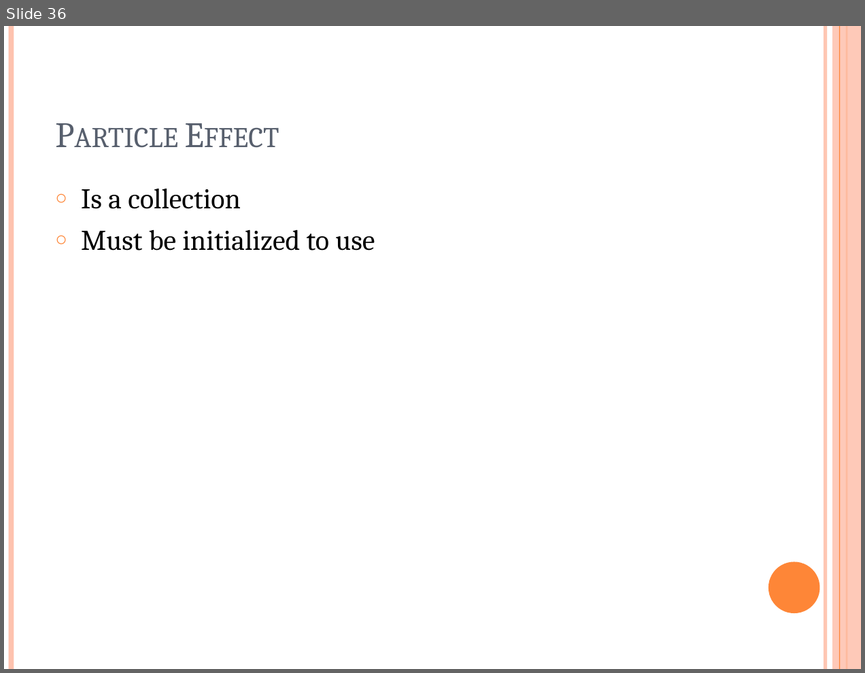
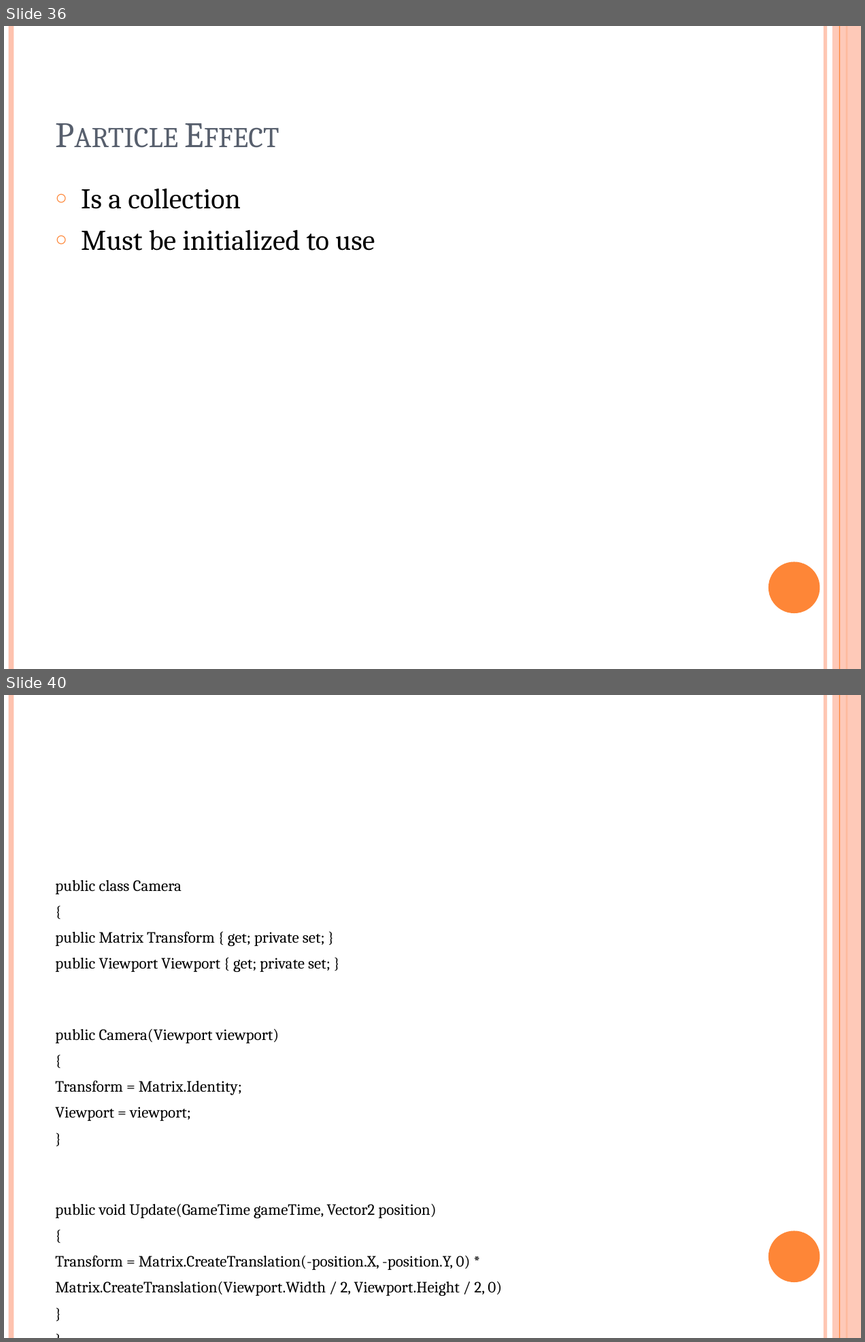
Before and after one commit to Andrea/XNAWorkshop, a slide deck: XNA workshop.pptx. Shown one above the other, each under a label of ours: slide 36 before the commit, slides 36 and 40 after it; the slides between them are not shown. The pictures are 865x673 and 865x1342 pixels, drawn with LibreOffice and Linux fonts; fonts in the diff are those of the drawing. Boxes give left, top, right and bottom in pixels: in the first picture for what was removed or moved away, otherwise in the second. Text is boxed around its words. In the diff, an @@ line names an element or a change of style, - is before the commit and + after.

Commit message:
adding camera stuff

```diff
--- a/XNA workshop.pptx
+++ b/XNA workshop.pptx
@@ slide 40 added at (4,695,861,1338), background #FFFFFF; not listed: 6 template elements that a slide beside it also shows @@
@@ text added at (55,880,502,1295), 13.2 pt, text #000000 @@
+public class Camera
+{
+public Matrix Transform { get; private set; }
+public Viewport Viewport { get; private set; }
+public Camera(Viewport viewport)
+{
+Transform = Matrix.Identity;
+Viewport = viewport;
+}
+public void Update(GameTime gameTime, Vector2 position)
+{
+Transform = Matrix.CreateTranslation(-position.X, -position.Y, 0) *
+Matrix.CreateTranslation(Viewport.Width / 2, Viewport.Height / 2, 0)
+}
+}
```
Also in this commit, not shown: 3 other slides added, 1 other file.
